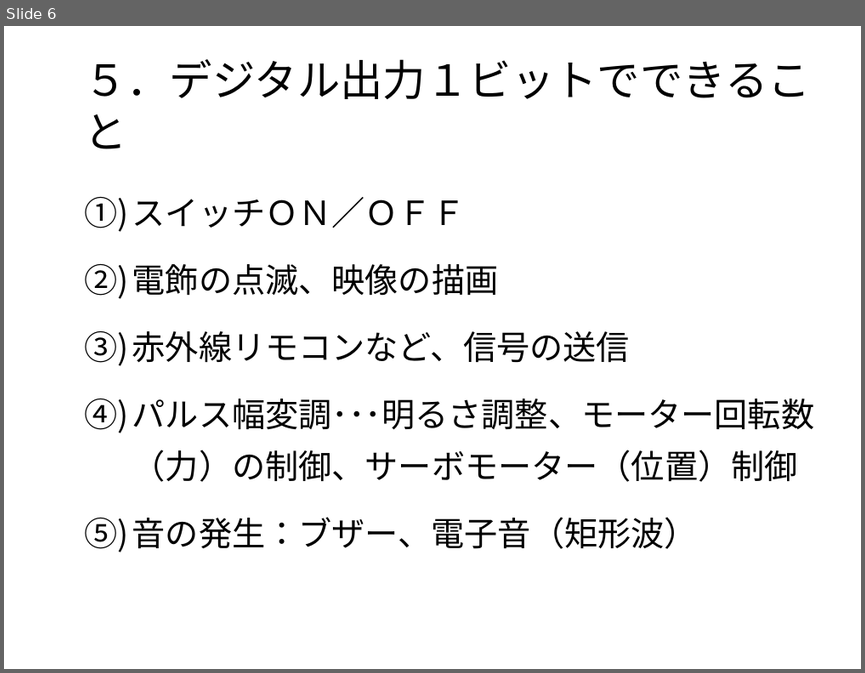
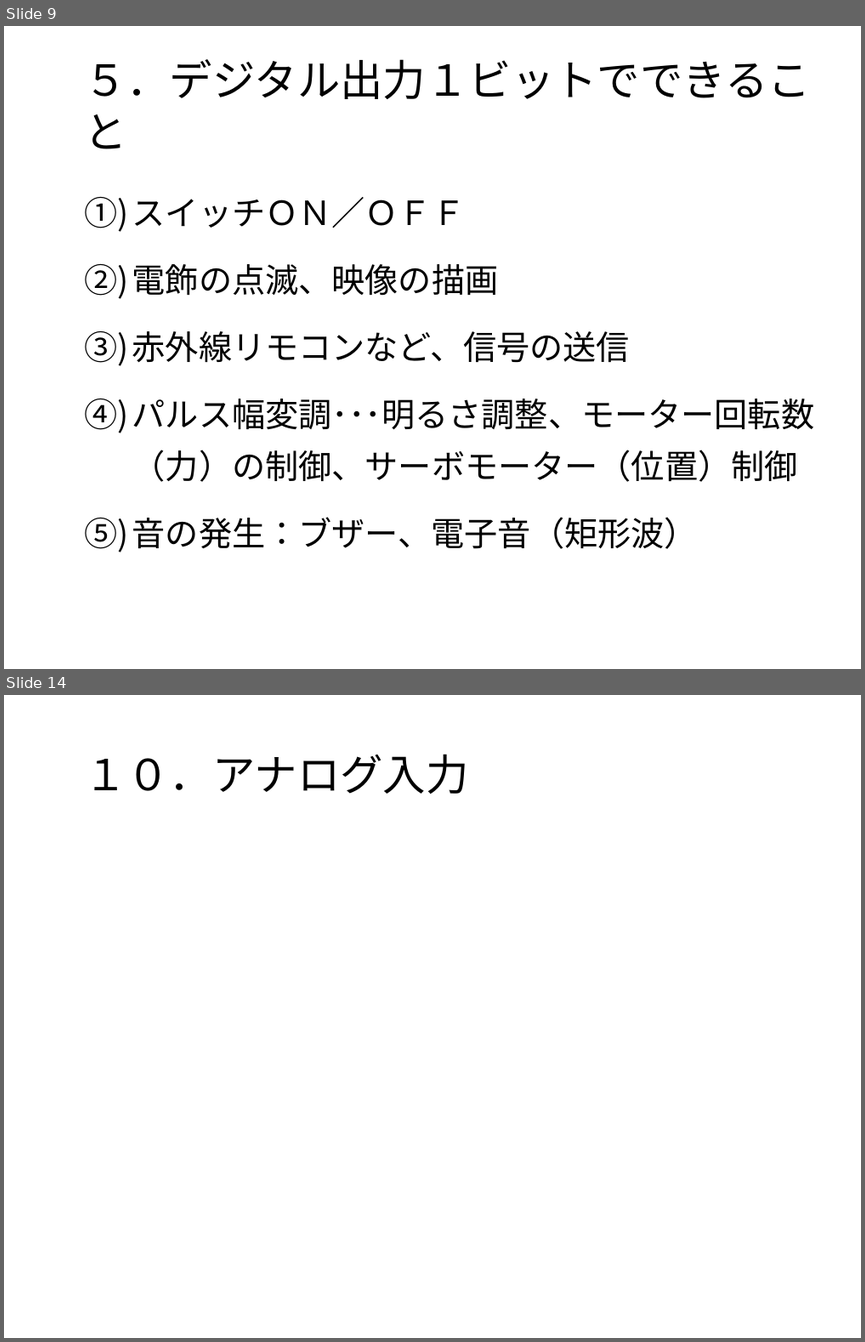
Before and after one commit to MatsK/Courses, a slide deck: CS2/Arduino入門：Arduino IDE 言語篇.pptx. Shown one above the other, each under a label of ours: slide 6 before the commit, slides 9 and 14 after it; the slides between them are not shown. The pictures are 865x673 and 865x1342 pixels, drawn with LibreOffice and Linux fonts; fonts in the diff are those of the drawing; background and template pictures are left out. Boxes give left, top, right and bottom in pixels: in the first picture for what was removed or moved away, otherwise in the second. Text is boxed around its words. In the diff, an @@ line names an element or a change of style, - is before the commit and + after.

```diff
--- a/CS2/Arduino入門：Arduino IDE 言語篇.pptx
+++ b/CS2/Arduino入門：Arduino IDE 言語篇.pptx
@@ slide 14 added at (4, 695, 861, 1338), background picture (left out) @@
@@ title added at (84, 754, 469, 794), 36 pt, text #000000 @@
+１０．アナログ入力
@@ what was slide 6 is now slide 9 @@
```
Also in this commit, not shown: 6 slides changed, 6 other slides added, 2 other files.
